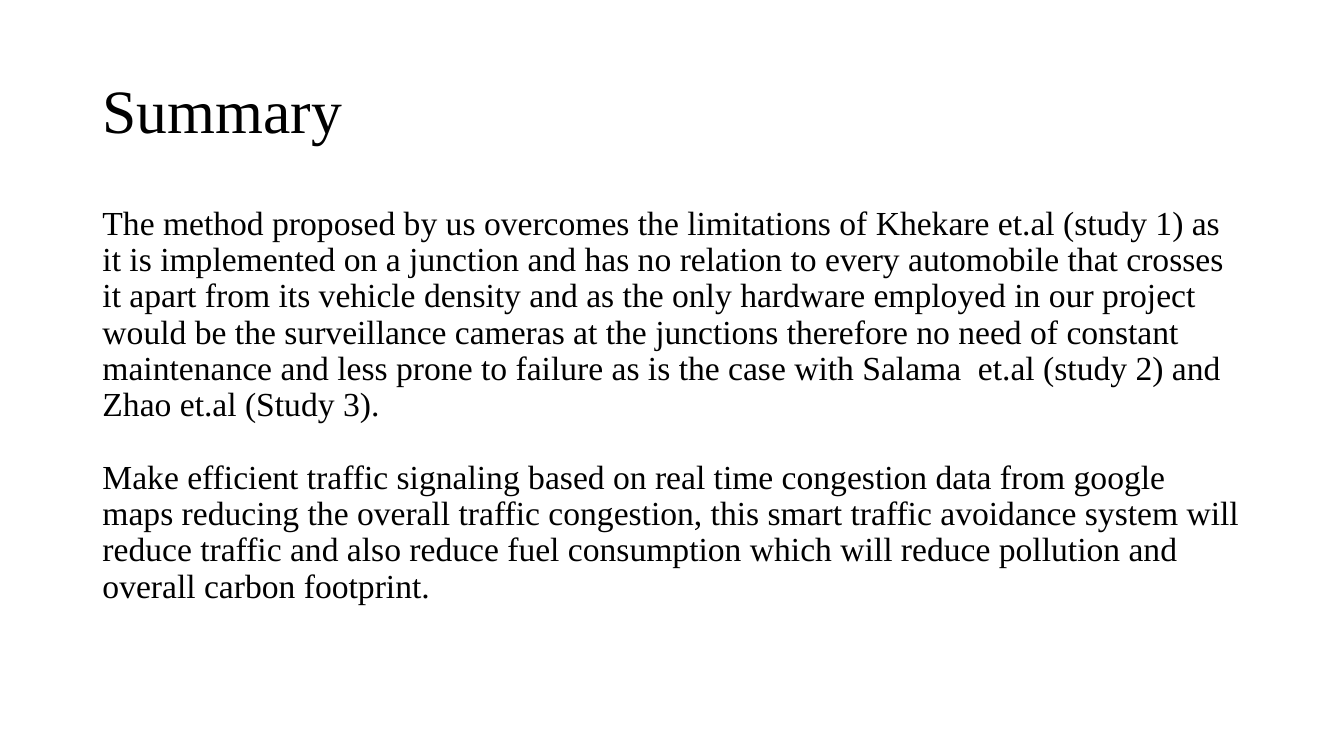
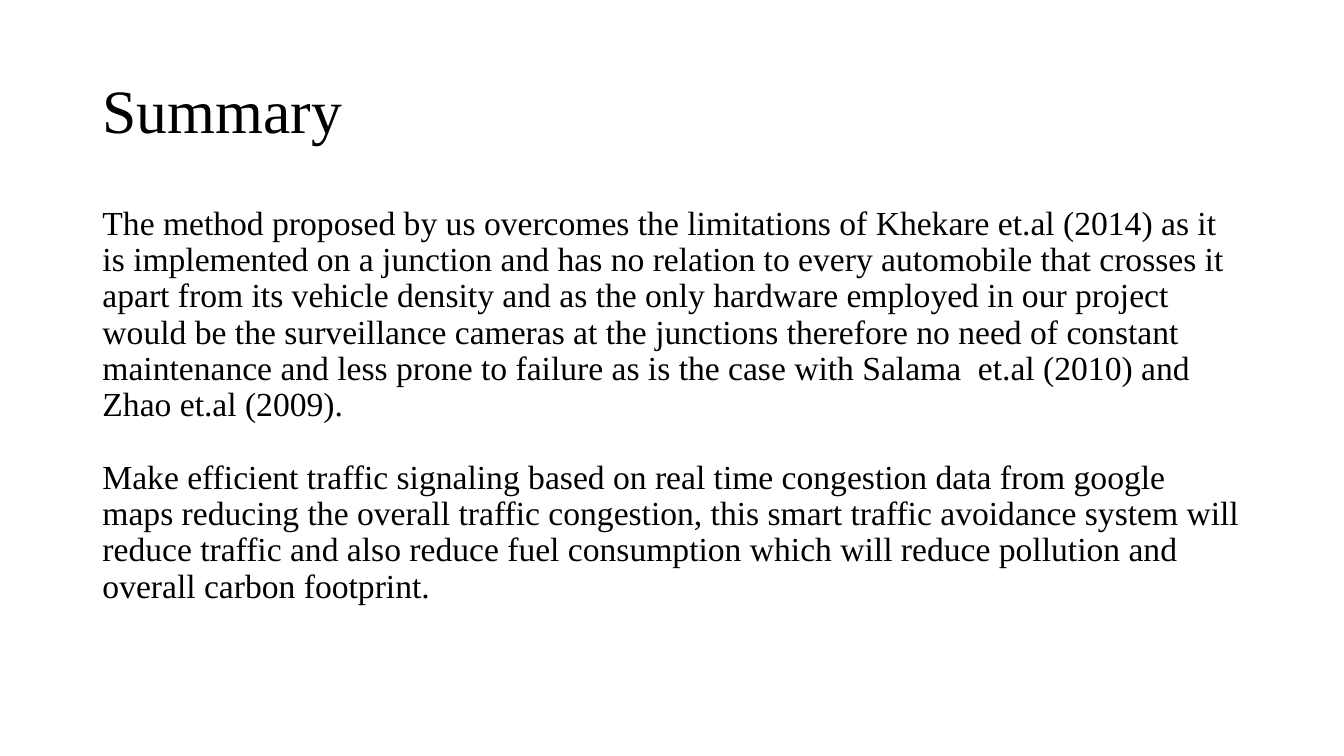
Before and after one commit to kamaljohnson/adaptive-traffic-signal-control, a slide deck: slide 17 of documents/Litrature Review.pptx (slide 18 before the commit). Drawn at 1344x756 pixels with LibreOffice and Linux fonts; fonts in the diff are those of the drawing. Boxes give left, top, right and bottom in pixels: in the first picture for what was removed or moved away, otherwise in the second. Text is boxed around its words. In the diff, an @@ line names an element or a change of style, - is before the commit and + after.

```diff
--- a/documents/Litrature Review.pptx
+++ b/documents/Litrature Review.pptx
@@ text at bbox=[102, 211, 1224, 423]: text changed @@
-The method proposed by us overcomes the limitations of Khekare et.al (study 1) as it is implemented on a junction and has no relation to every automobile that crosses it apart from its vehicle density and as the only hardware employed in our project would be the surveillance cameras at the junctions therefore no need of constant maintenance and less prone to failure as is the case with Salama et.al (study 2) and Zhao et.al (Study 3).
+The method proposed by us overcomes the limitations of Khekare et.al (2014) as it is implemented on a junction and has no relation to every automobile that crosses it apart from its vehicle density and as the only hardware employed in our project would be the surveillance cameras at the junctions therefore no need of constant maintenance and less prone to failure as is the case with Salama et.al (2010) and Zhao et.al (2009).
```
Also in this commit, not shown: 11 other slides changed, 4 slides added, 5 slides removed.
